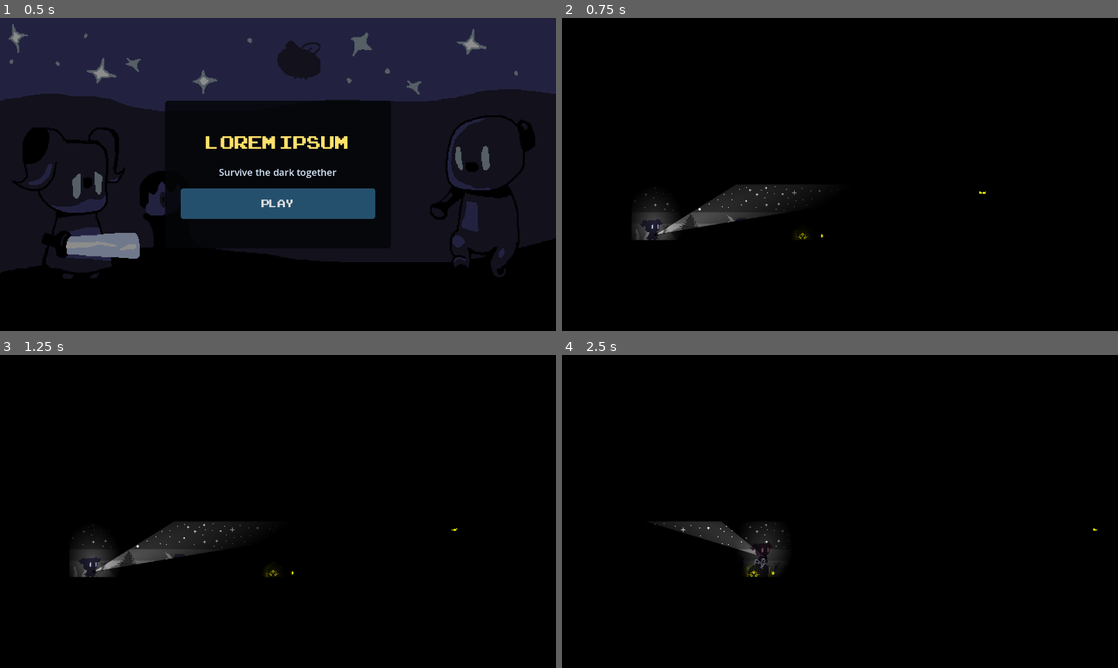
Above: before the commit, frames 1-4 (two rows, left to right).
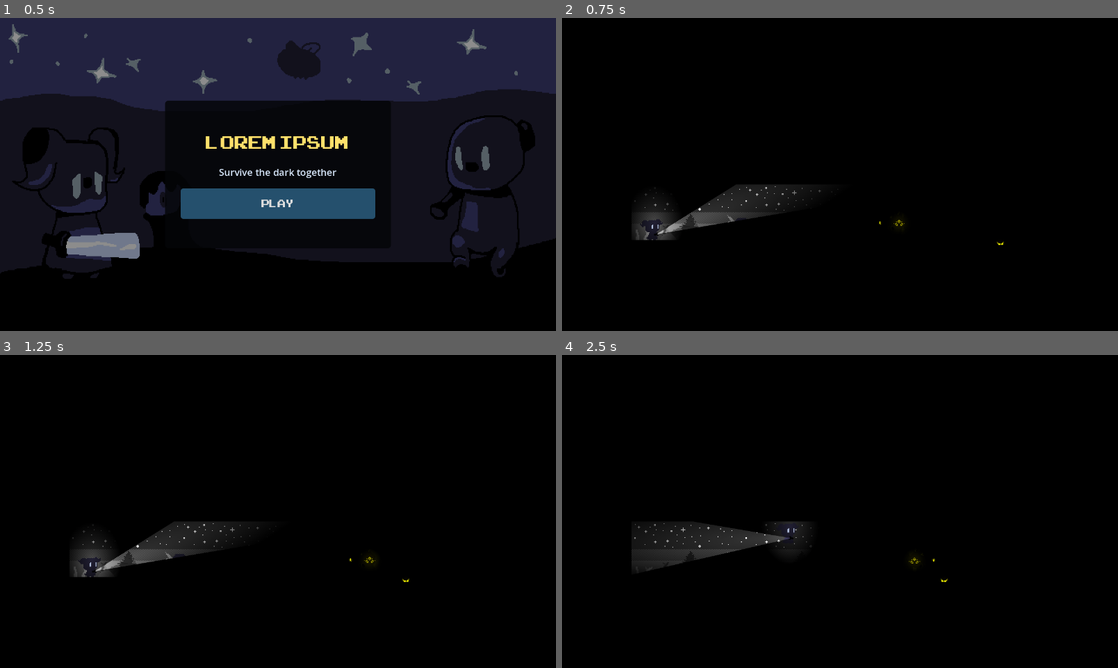
Above: after the commit, the same moments.

Repository: Makelfy/project-fire-and-water
Game: Godot game, scene res://scenes/main_menu.tscn
Same seed, same stepped clock (60 frames per second), same inputs: the game is played once before the commit and once after it. The engine's default icon, where the game draws it, is replaced by a stand-in: a white triangle on a blue panel in a dark square.
Inputs (mouse positions are in pixels of both pictures, inside the frame that each line leads up to):
- Up to frame 1 (0.5 s): no input
- Up to frame 2 (0.75 s): click "PLAY" at 0.5 s
- Up to frame 3 (1.25 s): no input
- Up to frame 4 (2.5 s): move the mouse to (962, 495) at 1.27 s; hold Right (ui_right) from 1.28 s (still down); tap Space (attack) at 1.35 s; tap Up (up1) at 1.52, 2.27 s; move the mouse to (728, 527) at 2.02 s; tap A (left2) at 2.1 s

Frame 1 is identical in both runs. In frame 2, less than 0.1% of the frame differs, in the area x 42-80%, y 55-73%; in frame 3, less than 0.1%; in frame 4, 2.2%, in the area x 12-97%, y 53-73%.

Commit message:
Enemy walking animation and basic path

Diff:
--- a/scenes/enemy.tscn
+++ b/scenes/enemy.tscn
@@ -3,23 +3,52 @@
 [ext_resource type="Script" uid="uid://dao3uxxfc3fdl" path="res://scripts/enemy.gd" id="1_md0e3"]
 [ext_resource type="Texture2D" uid="uid://d0qx6wbf2gpd1" path="res://assets/images/enemy.png" id="2_4ra3w"]
 [ext_resource type="Texture2D" uid="uid://cx6od42bj8bjs" path="res://2d_lights_and_shadows_neutral_point_light.webp" id="3_4ra3w"]
+[ext_resource type="Texture2D" uid="uid://hhrula0b1xas" path="res://assets/images/enemy_walking.png" id="3_c4w8v"]
+[ext_resource type="Texture2D" uid="uid://cegl2y4xdqee3" path="res://assets/images/enemy_walking2.png" id="4_xwavj"]
 
 [sub_resource type="RectangleShape2D" id="RectangleShape2D_5uy6h"]
-size = Vector2(48, 48)
+size = Vector2(80, 80)
+
+[sub_resource type="SpriteFrames" id="SpriteFrames_nenq2"]
+animations = [{
+"frames": [{
+"duration": 1.0,
+"texture": ExtResource("2_4ra3w")
+}],
+"loop": true,
+"name": &"default",
+"speed": 2.0
+}, {
+"frames": [{
+"duration": 1.0,
+"texture": ExtResource("3_c4w8v")
+}, {
+"duration": 1.0,
+"texture": ExtResource("4_xwavj")
+}],
+"loop": true,
+"name": &"walking",
+"speed": 2.0
+}]
 
 [node name="Enemy" type="Area2D" unique_id=1901609634 groups=["enemy"]]
+position = Vector2(264, 272)
 collision_mask = 7
 script = ExtResource("1_md0e3")
-Distance = 5.0
+patrol_point_a = NodePath("PatrolPointA")
+patrol_point_b = NodePath("PatrolPointB")
+min_wait_time = 0.85
+max_wait_time = 2.4
 
 [node name="CollisionShape2D" type="CollisionShape2D" parent="." unique_id=981531920]
-position = Vector2(32, -32)
+position = Vector2(32, -16)
 shape = SubResource("RectangleShape2D_5uy6h")
 
-[node name="Sprite2D" type="Sprite2D" parent="." unique_id=930018956]
-position = Vector2(32, -32)
-scale = Vector2(3, 3)
-texture = ExtResource("2_4ra3w")
+[node name="Sprite2D" type="AnimatedSprite2D" parent="." unique_id=1342755986]
+position = Vector2(31.999996, -28)
+scale = Vector2(2.25, 2.375)
+sprite_frames = SubResource("SpriteFrames_nenq2")
+animation = &"walking"
 
 [node name="PointLight2D2" type="PointLight2D" parent="Sprite2D" unique_id=1001041113]
 position = Vector2(0.054230954, -2.447012)
@@ -40,4 +69,10 @@
 texture = ExtResource("3_4ra3w")
 texture_scale = 4.51
 
+[node name="PatrolPointA" type="Marker2D" parent="."]
+position = Vector2(-200, 0)
+
+[node name="PatrolPointB" type="Marker2D" parent="."]
+position = Vector2(200, 0)
+
 [connection signal="body_entered" from="." to="." method="_on_body_entered"]
--- a/scenes/flying_enemy.tscn
+++ b/scenes/flying_enemy.tscn
@@ -26,6 +26,8 @@
 position = Vector2(664, 352)
 collision_mask = 7
 script = ExtResource("1_lrtul")
+patrol_point_a = NodePath("PatrolPointA")
+patrol_point_b = NodePath("PatrolPointB")
 
 [node name="CollisionShape2D" type="CollisionShape2D" parent="." unique_id=981531920]
 position = Vector2(32, -32)
@@ -71,4 +73,10 @@
 texture = ExtResource("3_dyvm4")
 texture_scale = 4.51
 
+[node name="PatrolPointA" type="Marker2D" parent="." unique_id=1206516845]
+position = Vector2(-179, 0)
+
+[node name="PatrolPointB" type="Marker2D" parent="." unique_id=46254673]
+position = Vector2(188, 0)
+
 [connection signal="body_entered" from="." to="." method="_on_body_entered"]
--- a/scenes/main.tscn
+++ b/scenes/main.tscn
@@ -18,7 +18,6 @@
 
 [node name="Enemy" parent="." unique_id=1901609634 instance=ExtResource("1_o5qli")]
 position = Vector2(283, 310)
-Distance = 400.0
 
 [node name="PointLight2D" type="PointLight2D" parent="." unique_id=194177348]
 position = Vector2(108.00006, 733)
--- a/scenes/monster-testing.tscn
+++ b/scenes/monster-testing.tscn
@@ -49,7 +49,6 @@
 
 [node name="Enemy" parent="." unique_id=1901609634 instance=ExtResource("7_51sjs")]
 position = Vector2(672, 247)
-Distance = 400.0
 
 [node name="Mole" parent="." unique_id=464048357 instance=ExtResource("6_378s4")]
 z_index = -1
--- a/scenes/test_scene.tscn
+++ b/scenes/test_scene.tscn
@@ -1155,8 +1155,15 @@
 position = Vector2(-352, -152)
 
 [node name="Enemy" parent="." unique_id=1901609634 instance=ExtResource("1_j8ivh")]
-position = Vector2(352, -200)
-Distance = 500.0
+position = Vector2(442, -87)
+patrol_point_a = NodePath("PointA")
+patrol_point_b = NodePath("PointB")
+
+[node name="PointA" type="Marker2D" parent="Enemy" unique_id=975641928]
+position = Vector2(174, 0)
+
+[node name="PointB" type="Marker2D" parent="Enemy" unique_id=975002900]
+position = Vector2(-154, 0)
 
 [node name="CanvasLayer" type="CanvasLayer" parent="." unique_id=662595240]
 process_mode = 3
@@ -1179,7 +1186,7 @@
 
 [node name="FlyingEnemy" parent="." unique_id=1774007836 instance=ExtResource("8_rnaij")]
 z_index = 3
-position = Vector2(-48, -111)
+position = Vector2(144, -141)
 
 [node name="Spike" parent="." unique_id=497970394 instance=ExtResource("9_h3xc6")]
 position = Vector2(-16, -55)
--- a/scripts/enemy.gd
+++ b/scripts/enemy.gd
@@ -1,41 +1,109 @@
 extends Area2D
 
 const SPEED = 150
+const IDLE_ANIMATION := &"default"
+const WALK_ANIMATION := &"walking"
 
-@export var Distance := 100.0
+@export var patrol_point_a: NodePath
+@export var patrol_point_b: NodePath
+@export_range(0.0, 1.0, 0.05) var wait_chance: float = 0.99
+@export var min_wait_time: float = 0.35
+@export var max_wait_time: float = 1.2
 
-var start_pos_x: float
+var patrol_points: Array[Vector2] = []
+var target_point_index: int = 1
 var direction: int = 1
 var HEALTH = 2
 var is_damagable := false
+var is_waiting := false
 
 func _ready() -> void:
-	# Save the initial starting position
-	start_pos_x = global_position.x
+	_setup_patrol_points()
+	_update_sprite()
+	_play_walk_animation()
 
 func _physics_process(delta: float) -> void:
-	# Do nothing if Distance is 0 or negative
-	if Distance <= 0:
+	if patrol_points.size() < 2 or is_waiting:
 		return
 
-	# 1. Move the object
-	global_position.x += SPEED * delta * direction
+	var target_position: Vector2 = patrol_points[target_point_index]
+	var movement_to_target: Vector2 = target_position - global_position
+	_update_direction(movement_to_target)
 
-	# 2. Check if it hit the right boundary
-	if global_position.x >= start_pos_x + Distance:
-		direction = -1
-		_update_sprite()
+	if movement_to_target.length() <= SPEED * delta:
+		global_position = target_position
+		_advance_patrol_target()
+		return
 
-	# 3. Check if it hit the left boundary
-	elif global_position.x <= start_pos_x - Distance:
-		direction = 1
-		_update_sprite()
+	global_position += movement_to_target.normalized() * SPEED * delta
+
+func _setup_patrol_points() -> void:
+	patrol_points.clear()
+
+	var point_a := get_node_or_null(patrol_point_a) as Node2D
+	var point_b := get_node_or_null(patrol_point_b) as Node2D
+
+	if point_a == null or point_b == null:
+		return
+
+	patrol_points.append(point_a.global_position)
+	patrol_points.append(point_b.global_position)
+	target_point_index = 1
 
 # Extracted sprite logic to a helper function to keep the physics process clean
 func _update_sprite() -> void:
 	if has_node("Sprite2D"):
 		# If direction is -1 (left), flip_h is true. Otherwise, false.
 		$Sprite2D.flip_h = (direction == -1)
+
+func _update_direction(movement_to_target: Vector2) -> void:
+	if absf(movement_to_target.x) <= 0.01:
+		return
+
+	direction = 1 if movement_to_target.x > 0.0 else -1
+	_update_sprite()
+
+func _advance_patrol_target() -> void:
+	target_point_index = 1 - target_point_index
+
+	var movement_to_target: Vector2 = patrol_points[target_point_index] - global_position
+	_update_direction(movement_to_target)
+	_maybe_wait()
+
+func _maybe_wait() -> void:
+	if randf() > wait_chance:
+		_play_walk_animation()
+		return
+
+	is_waiting = true
+	_play_idle_animation()
+
+	var wait_time: float = randf_range(min_wait_time, max_wait_time)
+	await get_tree().create_timer(wait_time).timeout
+
+	if not is_inside_tree():
+		return
+
+	is_waiting = false
+	_play_walk_animation()
+
+func _play_walk_animation() -> void:
+	var animated_sprite := get_node_or_null("Sprite2D") as AnimatedSprite2D
+	if animated_sprite == null or animated_sprite.sprite_frames == null:
+		return
+
+	if animated_sprite.sprite_frames.has_animation(WALK_ANIMATION):
+		animated_sprite.play(WALK_ANIMATION)
+
+func _play_idle_animation() -> void:
+	var animated_sprite := get_node_or_null("Sprite2D") as AnimatedSprite2D
+	if animated_sprite == null or animated_sprite.sprite_frames == null:
+		return
+
+	if animated_sprite.sprite_frames.has_animation(IDLE_ANIMATION):
+		animated_sprite.play(IDLE_ANIMATION)
+	else:
+		animated_sprite.pause()
 
 func _on_body_entered(body: Node2D) -> void:
 	if body.is_in_group("player"):
--- a/scripts/flying_enemy.gd
+++ b/scripts/flying_enemy.gd
@@ -2,9 +2,11 @@
 
 const SPEED = 150
 
-@export var Distance := 100.0
+@export var patrol_point_a: NodePath
+@export var patrol_point_b: NodePath
 
-var start_pos_x: float
+var patrol_points: Array[Vector2] = []
+var target_point_index: int = 1
 var direction: int = 1
 
 var HEALTH = 2
@@ -13,8 +15,7 @@
 var light_start_positions := {}
 
 func _ready() -> void:
-	# Save the initial starting position
-	start_pos_x = global_position.x
+	_setup_patrol_points()
 
 	$Sprite2D.play("default")
 
@@ -23,22 +24,32 @@
 			light_start_positions[child] = child.position
 
 func _physics_process(delta: float) -> void:
-	# Do nothing if Distance is 0 or negative
-	if Distance <= 0:
+	if patrol_points.size() < 2:
 		return
 
-	# 1. Move the object
-	global_position.x += SPEED * delta * direction
+	var target_position: Vector2 = patrol_points[target_point_index]
+	var movement_to_target: Vector2 = target_position - global_position
+	_update_direction(movement_to_target)
 
-	# 2. Check if it hit the right boundary
-	if global_position.x >= start_pos_x + Distance:
-		direction = -1
-		_update_sprite()
+	if movement_to_target.length() <= SPEED * delta:
+		global_position = target_position
+		_advance_patrol_target()
+		return
 
-	# 3. Check if it hit the left boundary
-	elif global_position.x <= start_pos_x - Distance:
-		direction = 1
-		_update_sprite()
+	global_position += movement_to_target.normalized() * SPEED * delta
+
+func _setup_patrol_points() -> void:
+	patrol_points.clear()
+
+	var point_a := get_node_or_null(patrol_point_a) as Node2D
+	var point_b := get_node_or_null(patrol_point_b) as Node2D
+
+	if point_a == null or point_b == null:
+		return
+
+	patrol_points.append(point_a.global_position)
+	patrol_points.append(point_b.global_position)
+	target_point_index = 1
 
 # Extracted sprite logic to a helper function to keep the physics process clean
 func _update_sprite() -> void:
@@ -50,6 +61,18 @@
 			var start_position: Vector2 = light_start_positions[light]
 			light.position.x = start_position.x * direction * -1
 
+func _update_direction(movement_to_target: Vector2) -> void:
+	if absf(movement_to_target.x) <= 0.01:
+		return
+
+	direction = 1 if movement_to_target.x > 0.0 else -1
+	_update_sprite()
+
+func _advance_patrol_target() -> void:
+	target_point_index = 1 - target_point_index
+
+	var movement_to_target: Vector2 = patrol_points[target_point_index] - global_position
+	_update_direction(movement_to_target)
 
 func _on_body_entered(body: Node2D) -> void:
 	if body.is_in_group("player"):
Binary file added: assets/images/enemy_walking.png
Not shown, added: assets/images/enemy_walking.png.import
Binary file added: assets/images/enemy_walking2.png
Not shown, added: assets/images/enemy_walking2.png.import
Not shown: 1 places in scenes/test_scene.tscn that only renumber resources
